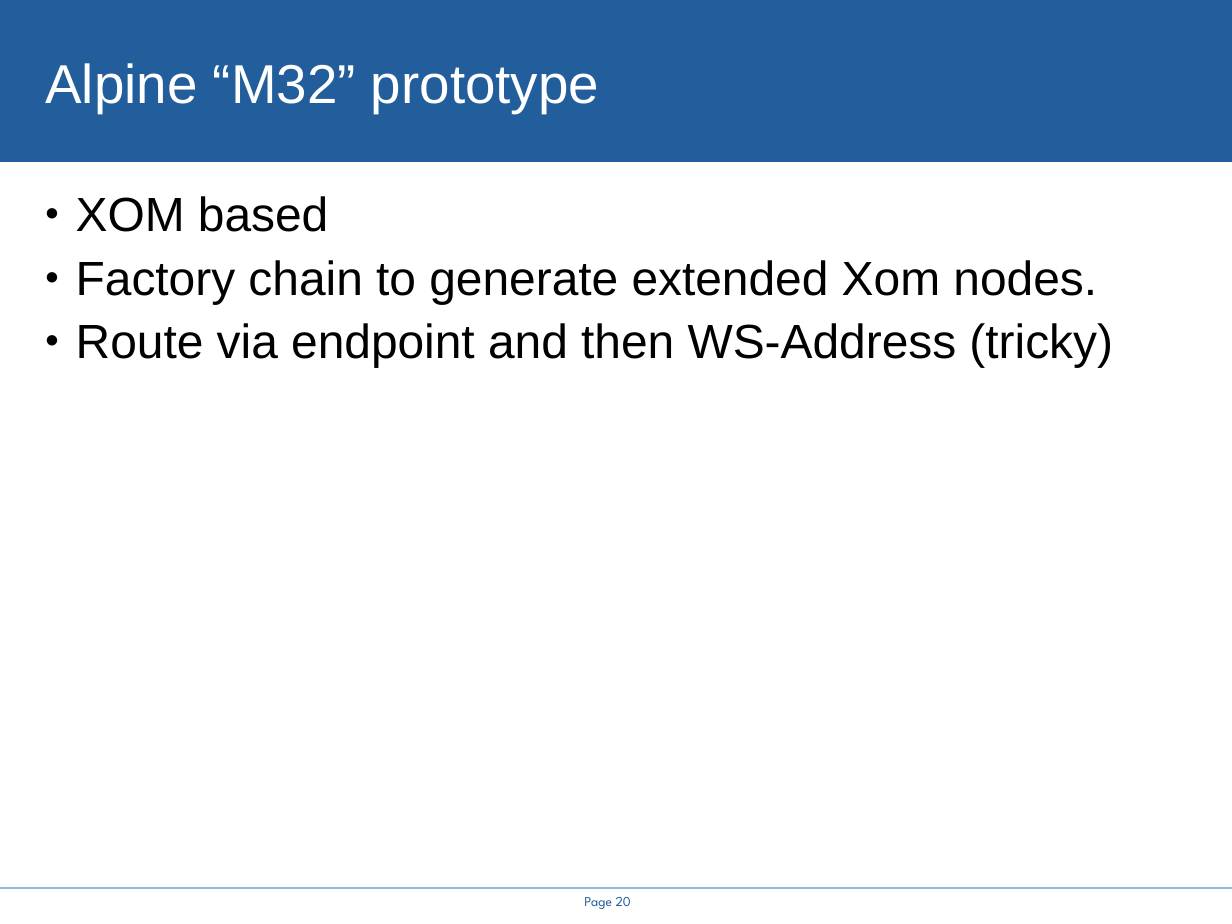
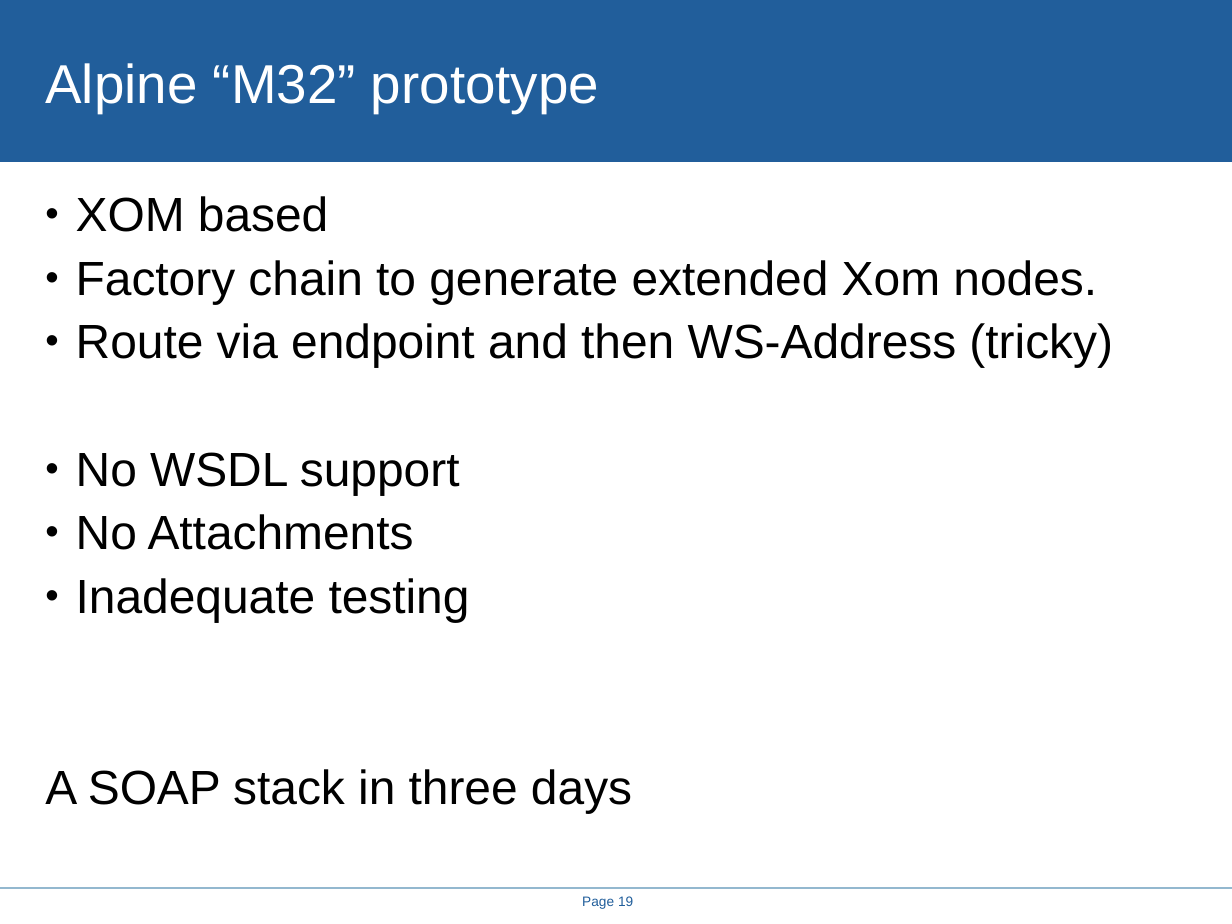
Before and after one commit to steveloughran/smartfrog, a slide deck: slide 19 of projects/alpine/doc/icws2005/rethinking_the_java_SOAP_stack.ppt (slide 20 before the commit). Drawn at 1232x924 pixels with LibreOffice and Linux fonts; fonts in the diff are those of the drawing; background and template pictures are left out. Boxes give left, top, right and bottom in pixels: in the first picture for what was removed or moved away, otherwise in the second. Text is boxed around its words. In the diff, an @@ line names an element or a change of style, - is before the commit and + after.

```diff
--- a/projects/alpine/doc/icws2005/rethinking_the_java_SOAP_stack.ppt
+++ b/projects/alpine/doc/icws2005/rethinking_the_java_SOAP_stack.ppt
@@ text at (x1=45, y1=452, x2=632, y2=813): paragraphs added @@
+• No WSDL support
+• No Attachments
+• Inadequate testing
+A SOAP stack in three days
@@ page number at (x1=582, y1=896, x2=633, y2=909): text changed; font League Spartan to Arial @@
-Page 20
+Page 19
```
Also in this commit, not shown: 14 other slides changed, 4 slides added, 4 slides removed, 8 other files.
